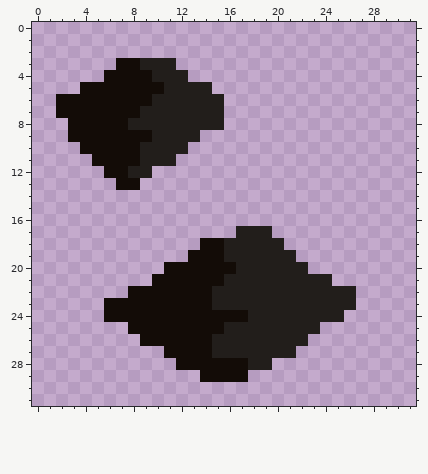
Pixel-art sprite -- sprites/blocks/environment/Ore-Jet2.png. Above: the version before the commit.
The file is 32x32 pixels.
After the commit:
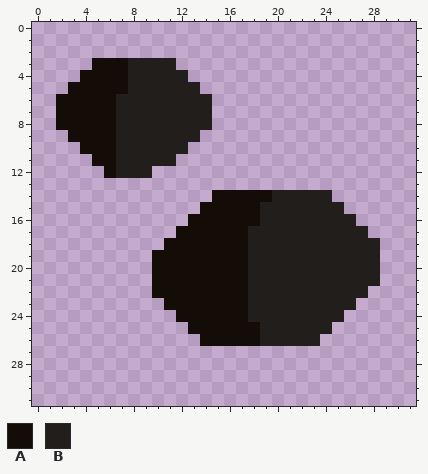
Palette (. is transparent): A #130c07  B #221e1b
Diff:
@@ x 0..31 @@
  2 ................................
- 3 .......AABBB....................
- 4 ......AAAABBB...................
- 5 ....AAAAAAABBBB.................
- 6 ..AAAAAAAABBBBBB................
- 7 ..AAAAAAABBBBBBB................
- 8 ...AAAAABBBBBBBB................
- 9 ...AAAAAAABBBB..................
-10 ....AAAAABBBB...................
-11 .....AAAABBB....................
-12 ......AABB......................
-13 .......AA.......................
-14 ................................
-15 ................................
-16 ................................
-17 .................BBB............
-18 ..............AABBBBB...........
-19 .............AAABBBBBB..........
-20 ...........AAAAAABBBBBB.........
-21 ..........AAAAAABBBBBBBBB.......
-22 ........AAAAAAABBBBBBBBBBBB.....
-23 ......AAAAAAAAABBBBBBBBBBBB.....
-24 ......AAAAAAAAAAAABBBBBBBB......
-25 ........AAAAAAAABBBBBBBB........
-26 .........AAAAAABBBBBBBB.........
-27 ...........AAAABBBBBBB..........
-28 ............AAAAAABB............
-29 ..............AAAA..............
+ 3 .....AAABBBB....................
+ 4 ....AAAABBBBB...................
+ 5 ...AAAAABBBBBB..................
+ 6 ..AAAAABBBBBBBB.................
+ 7 ..AAAAABBBBBBBB.................
+ 8 ..AAAAABBBBBBBB.................
+ 9 ...AAAABBBBBBB..................
+10 ....AAABBBBBB...................
+11 .....AABBBBB....................
+12 ......ABBB......................
+13 ................................
+14 ...............AAAAABBBBB.......
+15 ..............AAAAABBBBBBB......
+16 .............AAAAAABBBBBBBB.....
+17 ............AAAAAABBBBBBBBBB....
+18 ...........AAAAAAABBBBBBBBBBB...
+19 ..........AAAAAAAABBBBBBBBBBB...
+20 ..........AAAAAAAABBBBBBBBBBB...
+21 ..........AAAAAAAABBBBBBBBBBB...
+22 ..........AAAAAAAABBBBBBBBBB....
+23 ...........AAAAAAABBBBBBBBB.....
+24 ............AAAAAABBBBBBBB......
+25 .............AAAAAABBBBBB.......
+26 ..............AAAAABBBBB........
+27 ................................
+28 ................................
+29 ................................
 30 ................................
